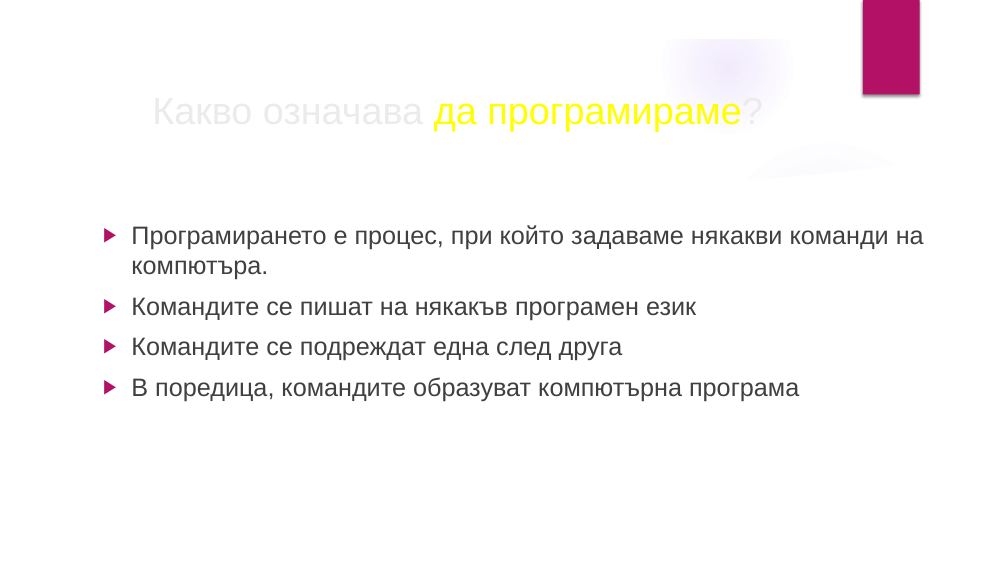
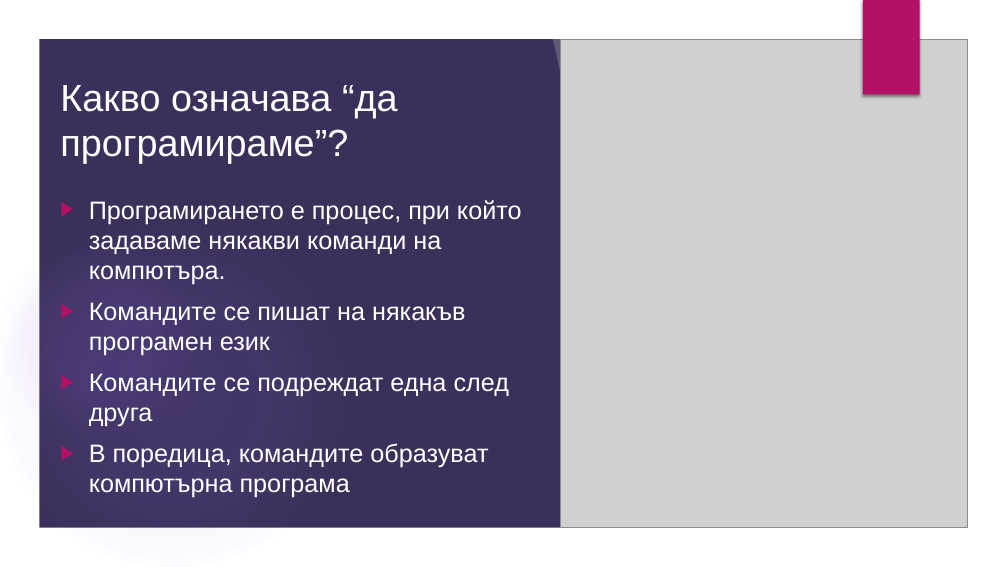
Before and after one commit to velizar92/CSharp-Programming-Presentations, a slide deck: slide 2 of C# Basics.pptx. Drawn at 1008x567 pixels with LibreOffice and Linux fonts; fonts in the diff are those of the drawing; grey boxes stand for pictures; background and template pictures are left out. Boxes give left, top, right and bottom in pixels: in the first picture for what was removed or moved away, otherwise in the second. Text is boxed around its words. In the diff, an @@ line names an element or a change of style, - is before the commit and + after.

Commit message:
Added more slides

```diff
--- a/C# Basics.pptx
+++ b/C# Basics.pptx
@@ freeform shape at [0,0,1008,567]: fill #FFFFFF to #000000 @@
@@ rectangle added at [0,0,1008,567], fill #3B3059 @@
@@ freeform shape added at [0,0,1008,567], fill #FFFFFF @@
@@ rectangle removed at [863,0,920,95] @@
@@ rectangle added at [863,0,920,95], fill #B31166 @@
@@ freeform shape added at [552,32,610,307], fill #FFFFFF at 20% opacity @@
@@ picture added at [560,40,968,528] @@
@@ title at [60,85,398,164]: text changed; text colour #EBEBEB to #FFFFFF @@
-Какво означава да програмираме?
+Какво означава “да програмираме”?
@@ freeform shape removed at [701,126,977,208] @@
@@ ellipse removed at [712,138,944,371] @@
@@ freeform shape removed at [38,154,970,529] @@
@@ text "Програмирането е процес, при който ...": place and size @@
-text "Програмирането е процес, при който ..." at [131,225,924,402]
+text "Програмирането е процес, при който ..." at [89,200,522,498]
@@ text "Програмирането е процес, при който ..." at [89,200,522,498]: text colour #404040 to #FFFFFF; vertical alignment top to middle @@
@@ ellipse added at [0,221,346,567], fill gradient #9B6BF2 @@
@@ ellipse added at [0,240,195,435], fill gradient #9B6BF2 @@
```
Also in this commit, not shown: 4 other slides changed, 8 slides added, 1 slide removed.
